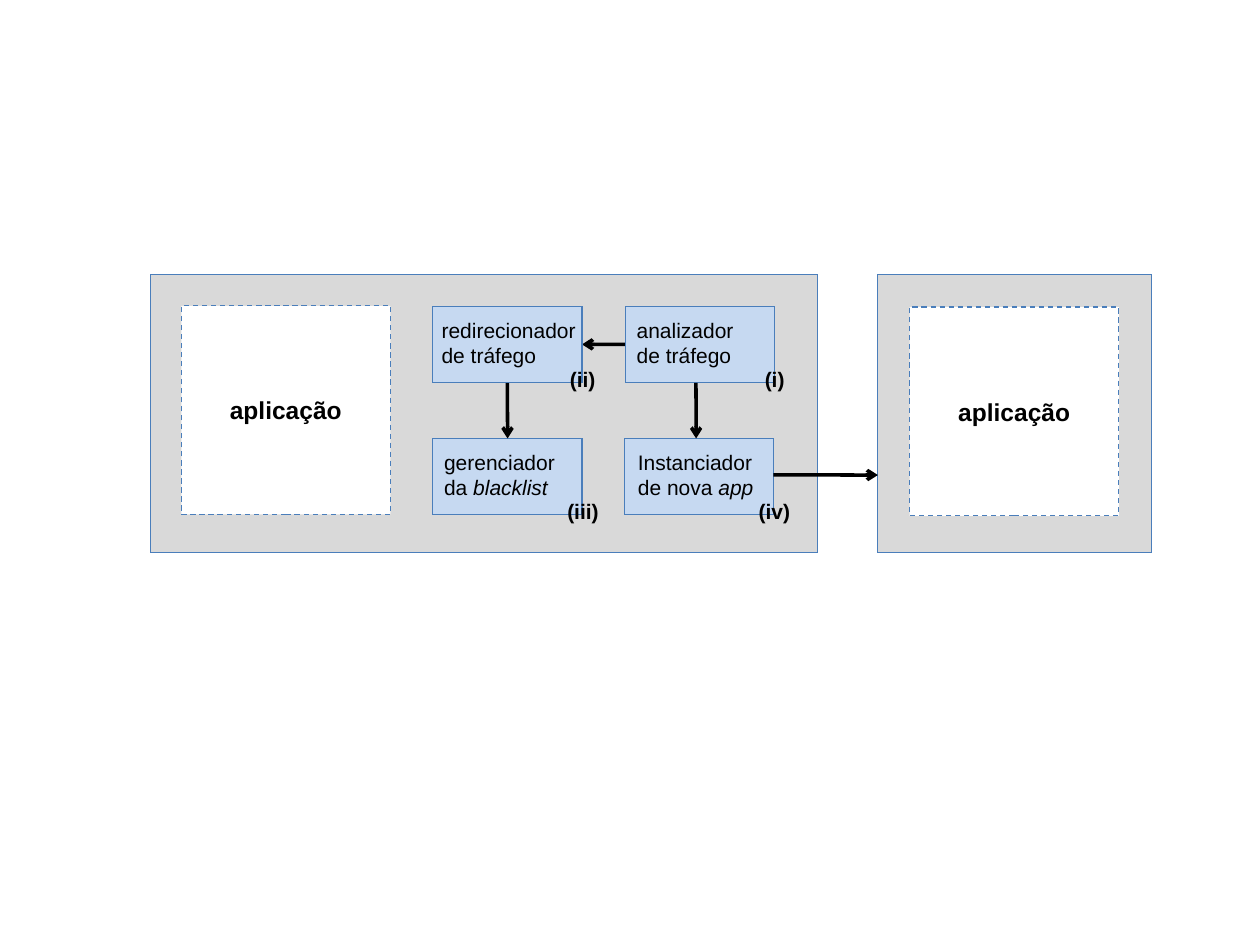
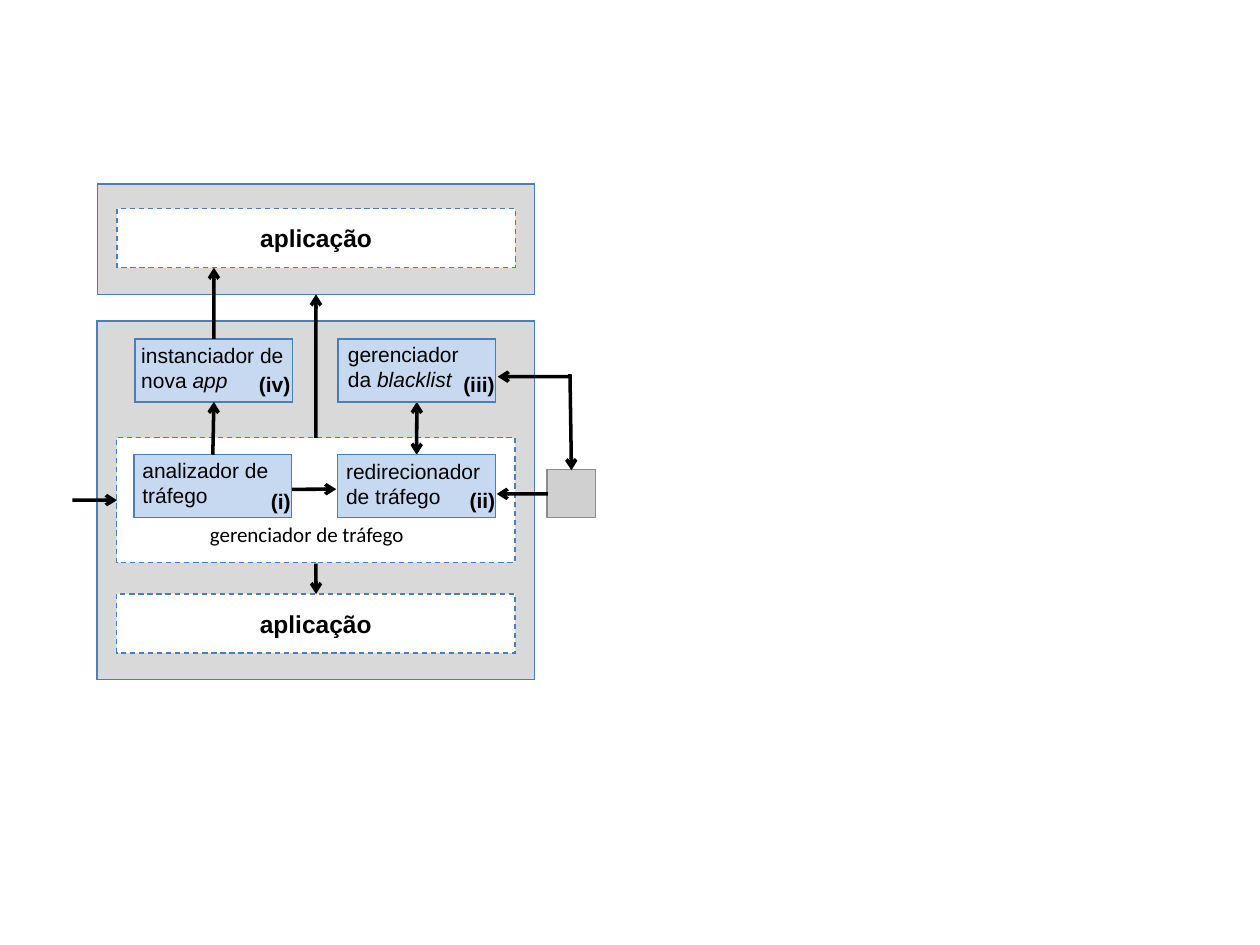
Before and after one commit to netcriptus/CI853, a slide deck: slide 1 of arquitetura.ppt. Drawn at 1260x945 pixels with LibreOffice and Linux fonts; fonts in the diff are those of the drawing; grey boxes stand for pictures. Boxes give left, top, right and bottom in pixels: in the first picture for what was removed or moved away, otherwise in the second. Text is boxed around its words. In the diff, an @@ line names an element or a change of style, - is before the commit and + after.

```diff
--- a/arquitetura.ppt
+++ b/arquitetura.ppt
@@ rectangle "aplicação": place and size @@
-rectangle "aplicação" at [181,306,391,515]
+rectangle "aplicação" at [117,209,515,268]
@@ group added at [72,184,596,593]: 7 arrows, 2 rectangles, 1 picture, 1 text @@
+gerenciador de tráfego
@@ rectangle removed at [878,275,1152,552] @@
@@ rectangle: place and size @@
-rectangle at [151,275,818,552]
+rectangle at [97,321,534,680]
@@ rectangle: place and size @@
-rectangle at [624,438,772,514]
+rectangle at [135,339,292,402]
@@ text at [141,347,283,392]: text changed @@
-Instanciador de nova app
+instanciador de nova app
@@ rectangle: place and size @@
-rectangle at [433,306,582,383]
+rectangle at [338,339,495,402]
@@ text at [348,346,459,388]: text changed @@
-gerenciador da blacklist
+gerenciador
+da blacklist
@@ text "(iv)": place and size @@
-text "(iv)" at [759,502,790,523]
+text "(iv)" at [259,376,290,397]
@@ text "(iii)": place and size @@
-text "(iii)" at [567,502,598,523]
+text "(iii)" at [463,377,494,397]
@@ arrow moved from (636, 344) - (582, 344) to (570, 377) - (498, 377) @@
@@ arrow moved from (696, 383) - (696, 438) to (570, 374) - (572, 470) @@
@@ arrow moved from (508, 383) - (508, 438) to (417, 402) - (417, 455) @@
@@ arrow (417, 402) - (417, 455): arrow to double arrow @@
@@ text "analizador de tráfego" rewrapped from [637,322,734,368] to [142,462,268,508] @@
@@ rectangle: place and size @@
-rectangle at [625,306,774,383]
+rectangle at [134,455,291,518]
@@ text "redirecionador de tráfego": place and size @@
-text "redirecionador de tráfego" at [442,322,576,368]
+text "redirecionador de tráfego" at [346,463,480,509]
@@ rectangle: place and size @@
-rectangle at [433,438,582,514]
+rectangle at [338,455,495,518]
@@ arrow removed from (774, 475) to (878, 475) @@
@@ text "(i)": place and size @@
-text "(i)" at [765,371,785,392]
+text "(i)" at [271,494,291,513]
@@ text "(ii)": place and size @@
-text "(ii)" at [570,371,596,392]
+text "(ii)" at [470,492,496,513]
@@ rectangle "aplicação": place and size @@
-rectangle "aplicação" at [910,307,1119,517]
+rectangle "aplicação" at [117,593,515,653]
```
Also in this commit, not shown: 8 other files.
